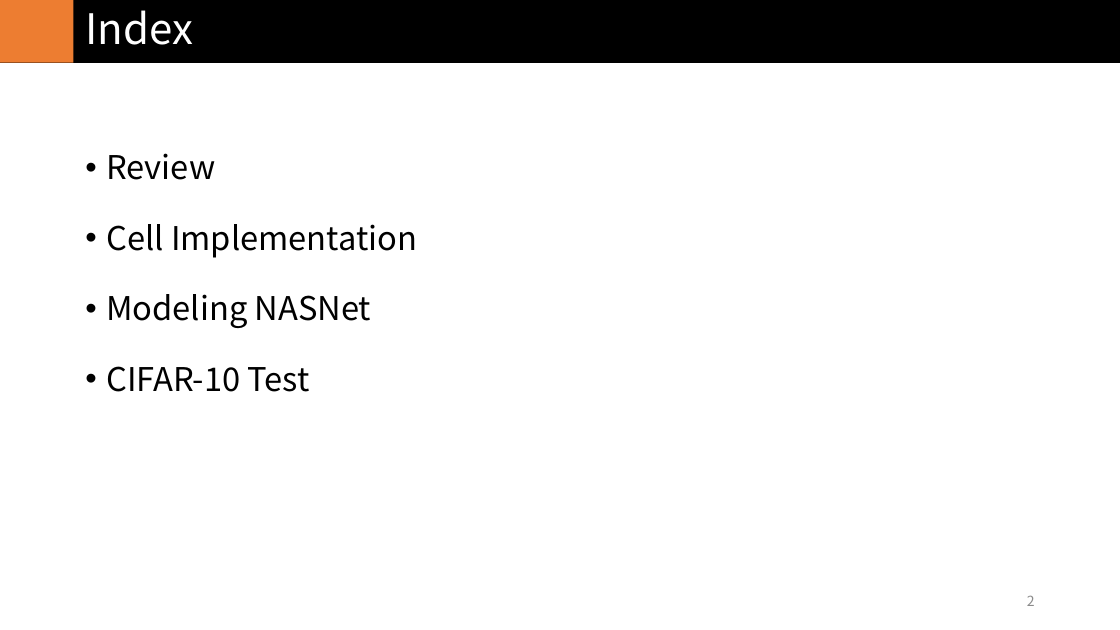
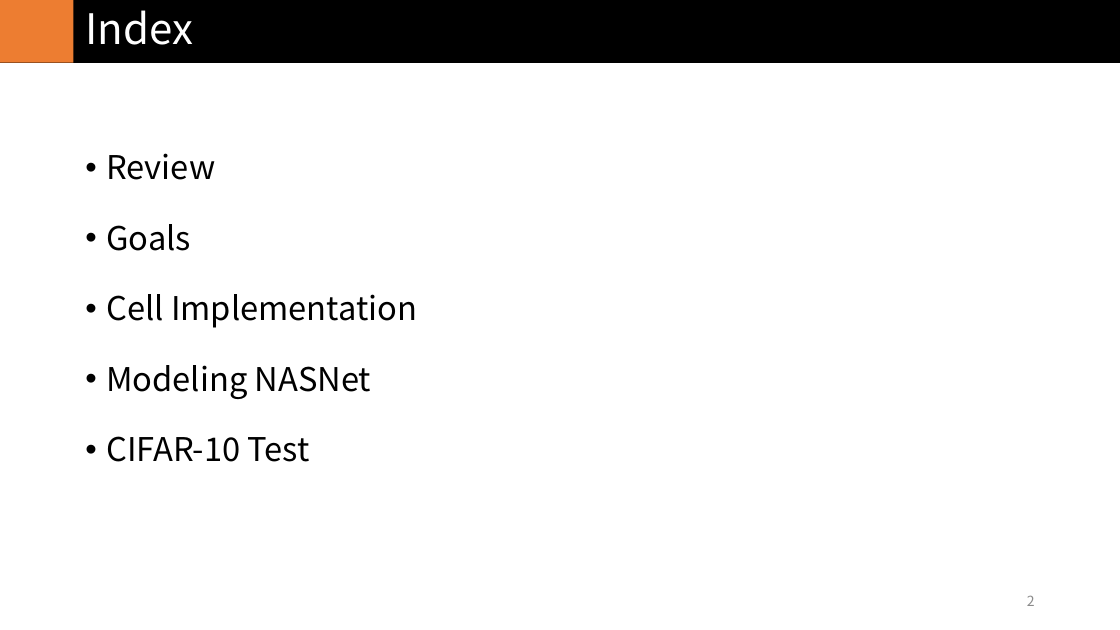
Before and after one commit to in3der/ivpl_Study_Model, a slide deck: slide 2 of NasNet/report/NASNet_2.pptx. Drawn at 1120x630 pixels with LibreOffice and Linux fonts; fonts in the diff are those of the drawing. Boxes give left, top, right and bottom in pixels: in the first picture for what was removed or moved away, otherwise in the second. Text is boxed around its words. In the diff, an @@ line names an element or a change of style, - is before the commit and + after.

```diff
--- a/NasNet/report/NASNet_2.pptx
+++ b/NasNet/report/NASNet_2.pptx
@@ text at box(106, 224, 191, 251): paragraph added @@
+• Goals
```
Also in this commit, not shown: 4 other slides changed, 1 slide added, 5 slides removed, 2 other files.
